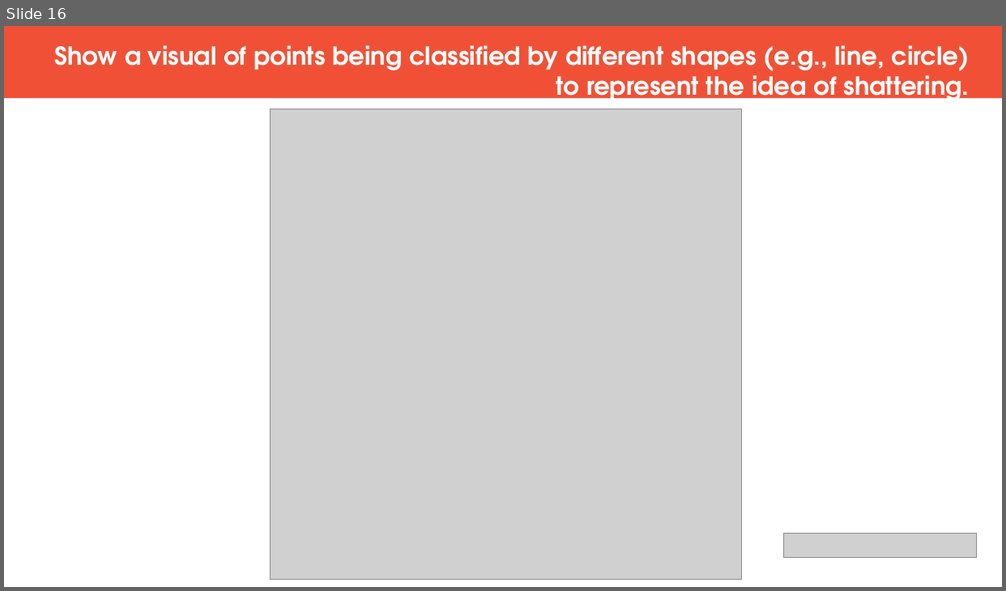
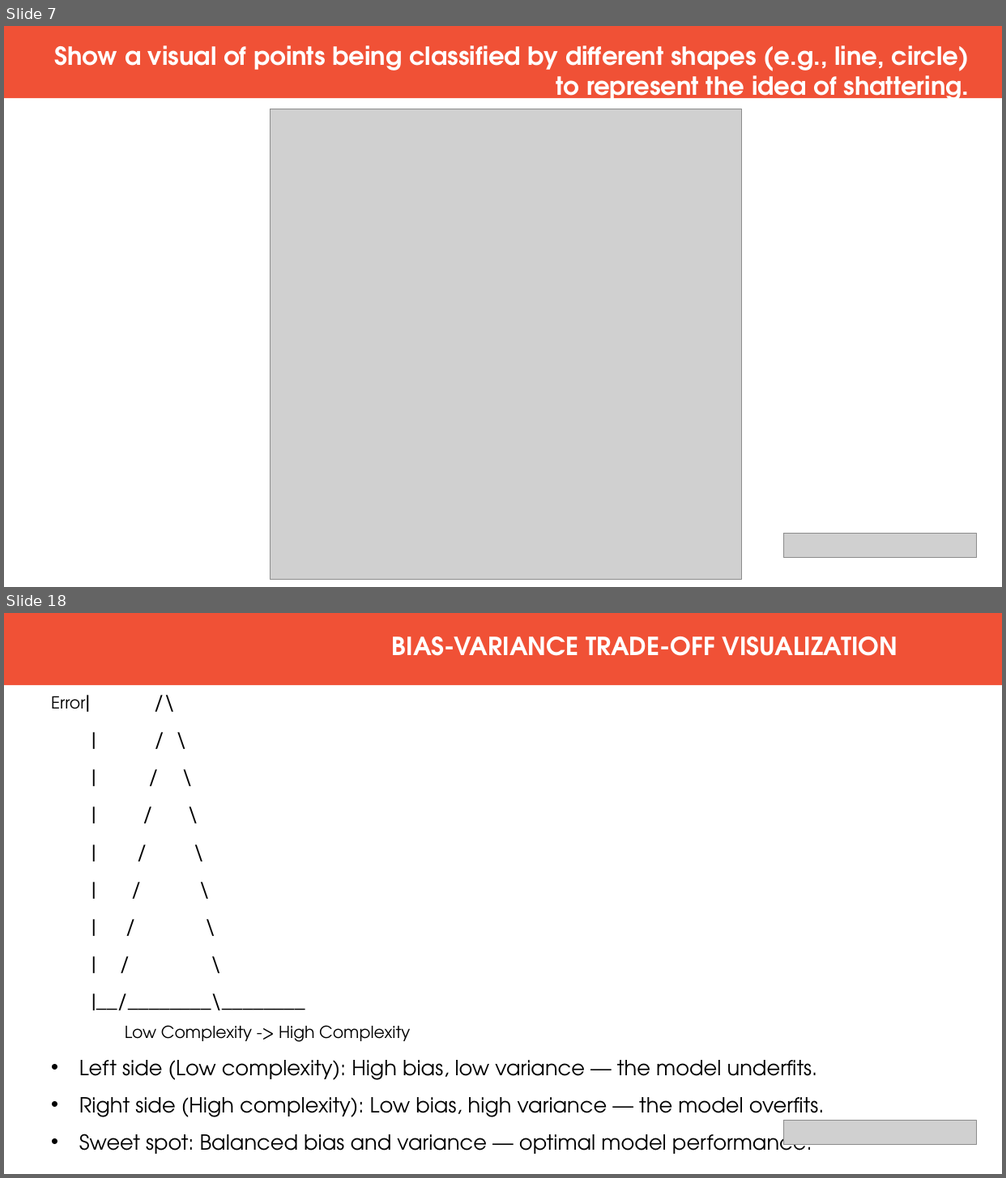
Before and after one commit to prabhaadevi123/IT-FACEPREP, a slide deck: MACHINE LEARNING PPT.pptx. Shown one above the other, each under a label of ours: slide 16 before the commit, slides 7 and 18 after it; the slides between them are not shown. The pictures are 1006x591 and 1006x1178 pixels, drawn with LibreOffice and Linux fonts; fonts in the diff are those of the drawing; grey boxes stand for pictures. Boxes give left, top, right and bottom in pixels: in the first picture for what was removed or moved away, otherwise in the second. Text is boxed around its words. In the diff, an @@ line names an element or a change of style, - is before the commit and + after.

```diff
--- a/MACHINE LEARNING PPT.pptx
+++ b/MACHINE LEARNING PPT.pptx
@@ slide 18 added at <box>4,613,1002,1174</box>, background #FFFFFF @@
@@ rectangle added at <box>4,613,1002,686</box>, fill #F05136 @@
@@ text added at <box>392,636,898,656</box>, 24 pt, text #FFFFFF, bold @@
+BIAS-VARIANCE TRADE-OFF VISUALIZATION
@@ text added at <box>51,696,825,1154</box>, 20 pt, text #000000 @@
+|
+Error| /\
+| / \
+| / \
+| / \
+| / \
+| / \
+| / \
+| / \
+|__/________\________
+Low Complexity -> High Complexity
+• Left side (Low complexity): High bias, low variance — the model underfits.
+• Right side (High complexity): Low bias, high variance — the model overfits.
+• Sweet spot: Balanced bias and variance — optimal model performance.
@@ picture added at <box>784,1121,978,1145</box> @@
@@ what was slide 16 is now slide 7 @@
```
Also in this commit, not shown: 4 slides changed, 10 other slides added, 9 slides removed.
